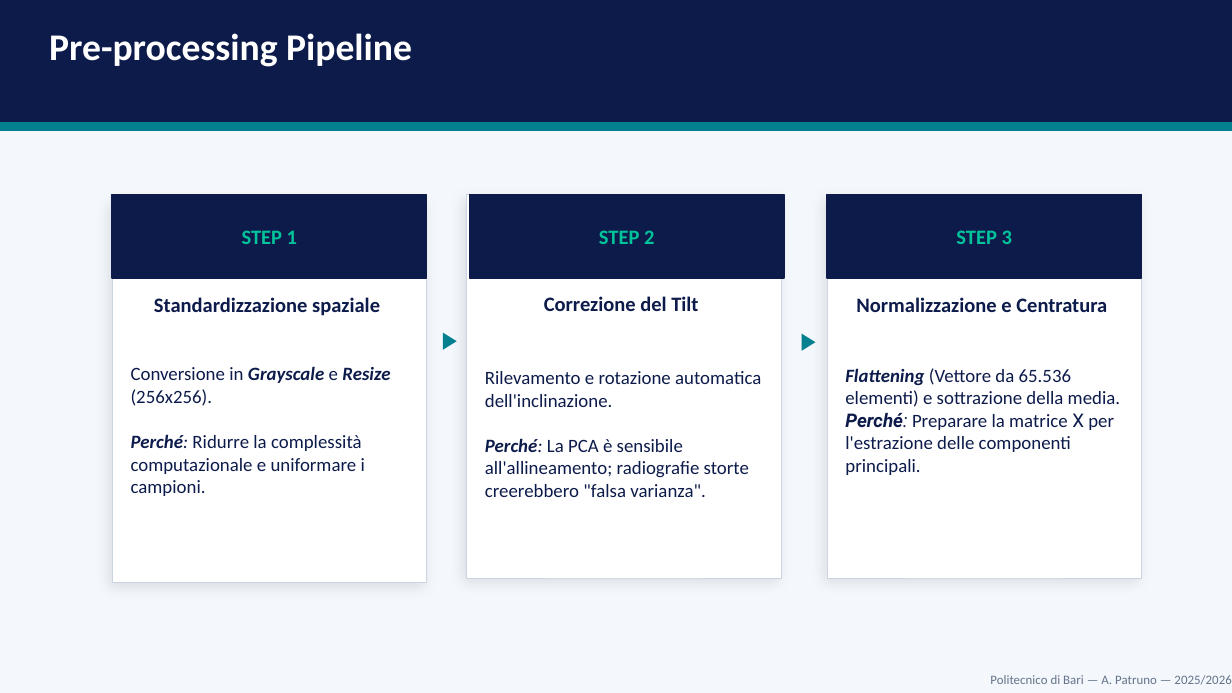
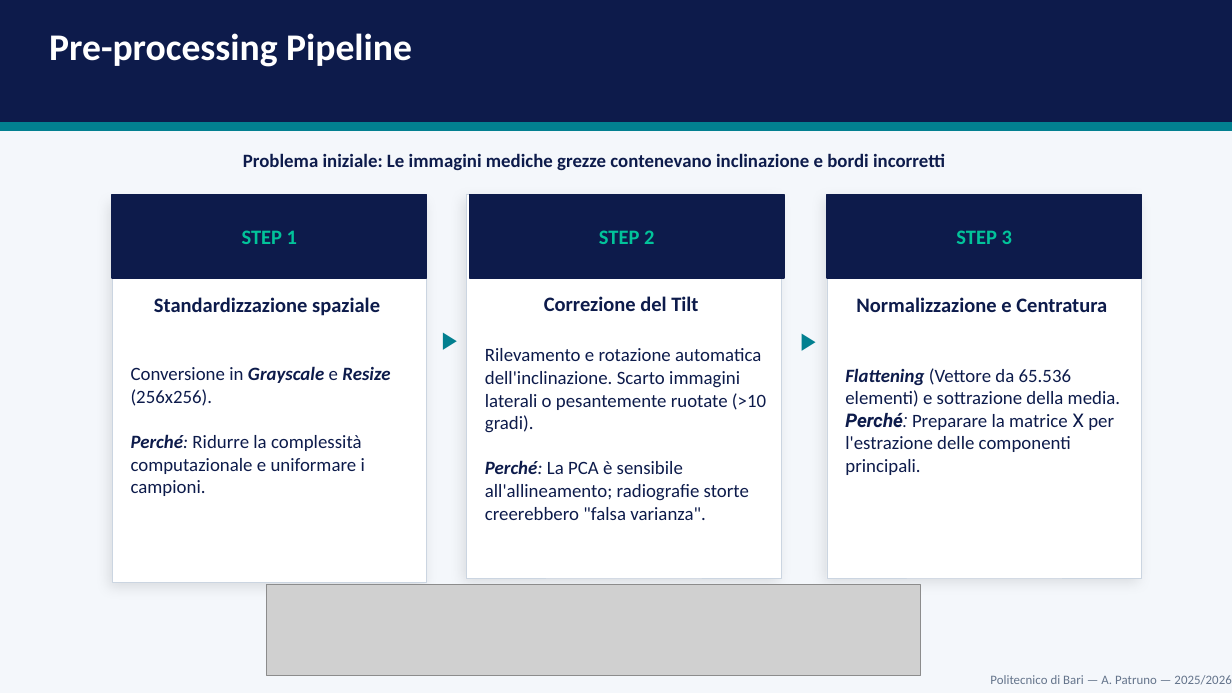
Before and after one commit to andreapatruno1/Image-Compression-and-Analysis, a slide deck: slide 4 of docs/Medical Image Compression and Analysis presentazione.pptx. Drawn at 1232x693 pixels with LibreOffice and Linux fonts; fonts in the diff are those of the drawing; grey boxes stand for pictures. Boxes give left, top, right and bottom in pixels: in the first picture for what was removed or moved away, otherwise in the second. Text is boxed around its words. In the diff, an @@ line names an element or a change of style, - is before the commit and + after.

```diff
--- a/docs/Medical Image Compression and Analysis presentazione.pptx
+++ b/docs/Medical Image Compression and Analysis presentazione.pptx
@@ text added at [243,153,945,170], 11 pt, text #0D1B4B, bold @@
+Problema iniziale: Le immagini mediche grezze contenevano inclinazione e bordi incorretti
@@ text at [485,348,766,433]: text changed @@
-Rilevamento e rotazione automatica dell'inclinazione.
+Rilevamento e rotazione automatica dell'inclinazione. Scarto immagini laterali o pesantemente ruotate (>10 gradi).
@@ picture added at [266,585,919,676] @@
```
Also in this commit, not shown: 6 other slides changed, 11 slides added, 13 other files.
